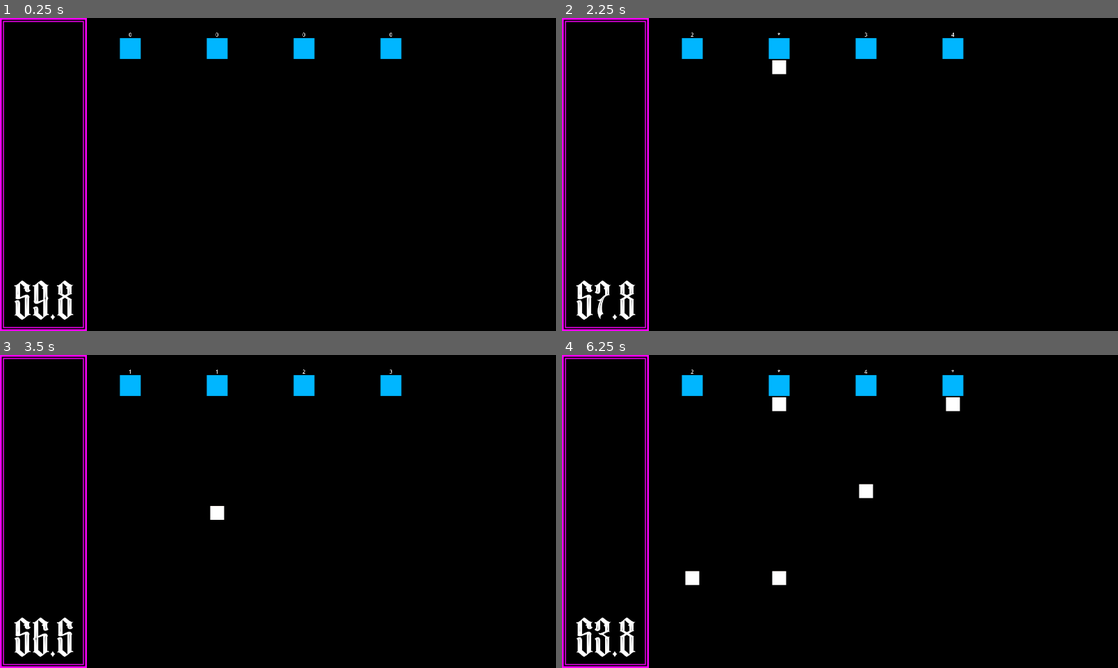
Above: before the commit, frames 1-4 (two rows, left to right).
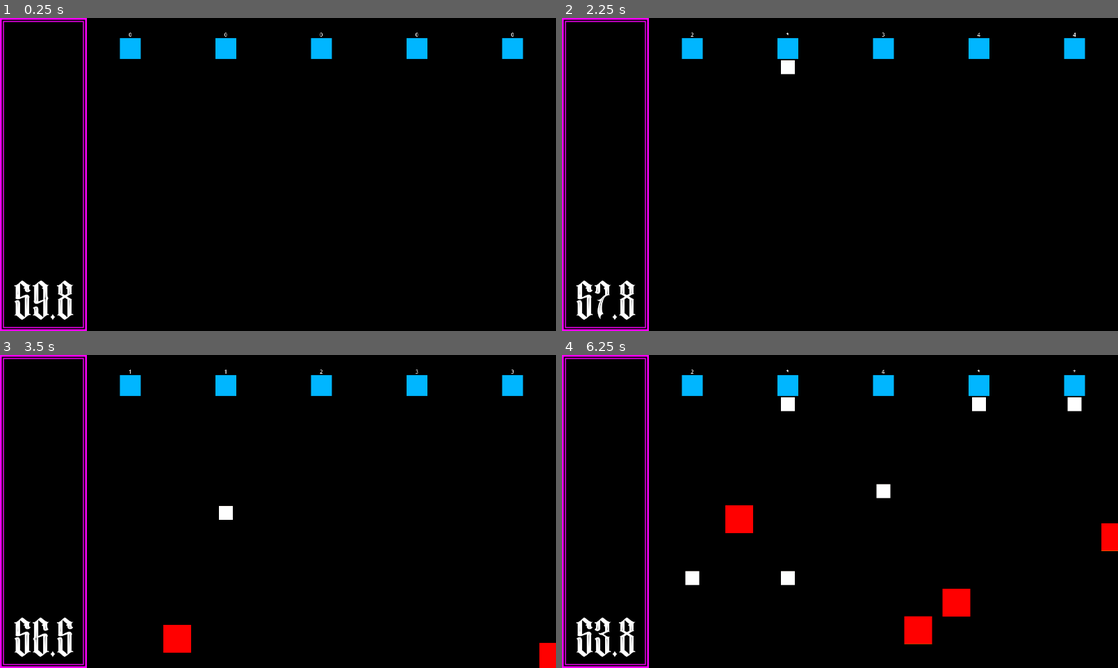
Above: after the commit, the same moments.

Repository: jwant/nefe
Game: Godot game, scene res://entities/utilities/no_escape_from_earth.tscn
Same seed, same stepped clock (60 frames per second), same inputs: the game is played once before the commit and once after it.
Inputs:
- Up to frame 1 (0.25 s): no input
- Up to frame 2 (2.25 s): tap Enter at 0.5 s
- Up to frame 3 (3.5 s): no input
- Up to frame 4 (6.25 s): no input

The runs differ from the first frame. In frame 1, 1.5% of the frame differs, in the area x 37-95%, y 4-14%; in frame 2, 1.6%; in frame 3, 2.3%; in frame 4, 4.0%, in the area x 29-100%, y 4-93%.

Commit message:
feat: enemies

Diff:
--- a/entities/battlefield/battlefield.gd
+++ b/entities/battlefield/battlefield.gd
@@ -1,16 +1,52 @@
 extends Node2D
 
+func _ready():
+	_setup_timer()
+	_setup_spawn_area()
+
+func _process(delta):
+	_process_timer()
+	_process_spawn_area(delta)
+
+### TIMER ###
 @onready var count_down_label: Control = $CountDownLabel/CountDownLabel
 @onready var count_down_timer: Timer = $CountDownTimer
+var previous_time: int
+func _setup_timer():
+		previous_time = int( count_down_timer.time_left )
 
-var previous_time: int
-
-func _ready():
-	previous_time = int( count_down_timer.time_left )
-
-func _process(_delta):
+func _process_timer():
 	count_down_label.text = "%04.1f" % count_down_timer.time_left
 	var ciel_time_left = ceil(count_down_timer.time_left)
 	if ciel_time_left < previous_time:
 		previous_time = ciel_time_left
 		GameManager.second_tick.emit()
+
+### Enemy Spawning ###
+@onready var spawn_area_shape: CollisionShape2D = $SpawnArea/CollisionShape2D
+@onready var x_range: Array[int] = [
+	int(spawn_area_shape.position.x - spawn_area_shape.shape.extents.x),
+	int(spawn_area_shape.position.x + spawn_area_shape.shape.extents.x)
+]
+@onready var y_range: Array[int] = [
+	int(spawn_area_shape.position.y - spawn_area_shape.shape.extents.y),
+	int(spawn_area_shape.position.y + spawn_area_shape.shape.extents.y)
+]
+
+const ENEMEY = preload("res://entities/enemy/enemy.tscn")
+const SPAWN_TRIGGER = 10
+@export var spawn_rate: int = 100
+var spawn_tracker: float
+
+func _setup_spawn_area():
+	spawn_tracker = 0
+	# pool enemies
+	pass
+
+func _process_spawn_area(delta):
+	spawn_tracker += spawn_rate * delta
+	if spawn_tracker > SPAWN_TRIGGER:
+		spawn_tracker = 0
+		var enemy = ENEMEY.instantiate()
+		enemy.position = Vector2(randi_range(x_range[0], x_range[1]), randi_range(y_range[0], y_range[1]))
+		get_parent().add_child(enemy)
--- a/entities/battlefield/battlefield.tscn
+++ b/entities/battlefield/battlefield.tscn
@@ -1,12 +1,16 @@
-[gd_scene load_steps=5 format=3 uid="uid://2k0vx4uihyxw"]
+[gd_scene load_steps=6 format=3 uid="uid://2k0vx4uihyxw"]
 
 [ext_resource type="PackedScene" uid="uid://2tigku23stpw" path="res://entities/background/background.tscn" id="1_dji8l"]
 [ext_resource type="Script" uid="uid://cnt03pvax1hp" path="res://entities/battlefield/battlefield.gd" id="1_yrw75"]
 [ext_resource type="PackedScene" uid="uid://bceyhx4qm6sau" path="res://entities/ui/count_down/count_down.tscn" id="3_gt0yh"]
 [ext_resource type="PackedScene" uid="uid://cneo82uvk7quq" path="res://entities/tower/bullet_tower/bullet_tower.tscn" id="5_ssfyx"]
 
+[sub_resource type="RectangleShape2D" id="RectangleShape2D_gt0yh"]
+size = Vector2(1080, 200)
+
 [node name="Battlefield" type="Node2D"]
 script = ExtResource("1_yrw75")
+spawn_rate = 10
 
 [node name="Background" parent="." instance=ExtResource("1_dji8l")]
 
@@ -26,16 +30,27 @@
 starting_cooldown = 3
 
 [node name="BulletTower2" parent="." instance=ExtResource("5_ssfyx")]
-position = Vector2(500, 70)
+position = Vector2(520, 70)
 scale = Vector2(0.75, 0.75)
 starting_cooldown = 1
 
 [node name="BulletTower3" parent="." instance=ExtResource("5_ssfyx")]
-position = Vector2(700, 70)
+position = Vector2(740, 70)
 scale = Vector2(0.75, 0.75)
 starting_cooldown = 4
 
 [node name="BulletTower4" parent="." instance=ExtResource("5_ssfyx")]
-position = Vector2(900, 70)
+position = Vector2(960, 70)
 scale = Vector2(0.75, 0.75)
 starting_cooldown = 5
+
+[node name="BulletTower5" parent="." instance=ExtResource("5_ssfyx")]
+position = Vector2(1180, 70)
+scale = Vector2(0.75, 0.75)
+starting_cooldown = 5
+
+[node name="SpawnArea" type="Area2D" parent="."]
+
+[node name="CollisionShape2D" type="CollisionShape2D" parent="SpawnArea"]
+position = Vector2(740, 900)
+shape = SubResource("RectangleShape2D_gt0yh")
--- /dev/null
+++ b/entities/enemy/enemy.gd
@@ -0,0 +1,6 @@
+extends Area2D
+
+var speed: int = 100
+
+func _process(delta):
+	position.y -= speed * delta
--- /dev/null
+++ b/entities/enemy/enemy.tscn
@@ -0,0 +1,18 @@
+[gd_scene load_steps=4 format=3 uid="uid://6a3bhqnmk13p"]
+
+[ext_resource type="Script" uid="uid://ba2fxrvxbuj6a" path="res://entities/enemy/enemy.gd" id="1_im2q6"]
+[ext_resource type="Texture2D" uid="uid://ccmtdco5v8b7u" path="res://assets/art/colorgrid.png" id="2_3fvr7"]
+
+[sub_resource type="RectangleShape2D" id="RectangleShape2D_im2q6"]
+size = Vector2(64, 64)
+
+[node name="Enemy" type="Area2D"]
+script = ExtResource("1_im2q6")
+
+[node name="Sprite2D" type="Sprite2D" parent="."]
+texture = ExtResource("2_3fvr7")
+region_enabled = true
+region_rect = Rect2(196, 0, 64, 64)
+
+[node name="CollisionShape2D" type="CollisionShape2D" parent="."]
+shape = SubResource("RectangleShape2D_im2q6")
--- a/entities/tower/bullet_tower/bullet/bullet.tscn
+++ b/entities/tower/bullet_tower/bullet/bullet.tscn
@@ -1,7 +1,8 @@
-[gd_scene load_steps=4 format=3 uid="uid://kpillceaswhm"]
+[gd_scene load_steps=5 format=3 uid="uid://kpillceaswhm"]
 
 [ext_resource type="Script" uid="uid://df1j67amu2uce" path="res://entities/tower/bullet_tower/bullet/bullet.gd" id="1_blpv1"]
 [ext_resource type="Texture2D" uid="uid://ccmtdco5v8b7u" path="res://assets/art/colorgrid.png" id="2_0rh7v"]
+[ext_resource type="PackedScene" uid="uid://uhay06i1t3kb" path="res://entities/utilities/despawning/despawn.tscn" id="3_0rh7v"]
 
 [sub_resource type="RectangleShape2D" id="RectangleShape2D_rfguu"]
 size = Vector2(64, 64)
@@ -18,3 +19,6 @@
 [node name="CollisionShape2D" type="CollisionShape2D" parent="."]
 scale = Vector2(0.5, 0.5)
 shape = SubResource("RectangleShape2D_rfguu")
+
+[node name="Despawn" parent="." instance=ExtResource("3_0rh7v")]
+despawn_down = true
--- /dev/null
+++ b/entities/utilities/despawning/despawn.gd
@@ -0,0 +1,25 @@
+extends Node2D
+
+@export var despawn_left: bool = false
+@export var despawn_right: bool = false
+@export var despawn_up: bool = false
+@export var despawn_down: bool = false
+@onready var screensize = get_viewport_rect().size
+
+func _process(_delta):
+	if despawn_left:
+		if global_position.x < 0:
+			queue_free()
+
+	if despawn_right:
+		if global_position.x > screensize.x:
+			queue_free()
+
+	if despawn_up:
+		if global_position.y < 0:
+			queue_free()
+
+	if despawn_down:
+		if global_position.y > screensize.y:
+			print("HI")
+			queue_free()
--- /dev/null
+++ b/entities/utilities/despawning/despawn.tscn
@@ -0,0 +1,6 @@
+[gd_scene load_steps=2 format=3 uid="uid://uhay06i1t3kb"]
+
+[ext_resource type="Script" uid="uid://cxkadv2h8wqsu" path="res://entities/utilities/despawning/despawn.gd" id="1_jbts0"]
+
+[node name="Despawn" type="Node2D"]
+script = ExtResource("1_jbts0")
Not shown, added: entities/enemy/enemy.gd.uid
Not shown, added: entities/utilities/despawning/despawn.gd.uid
